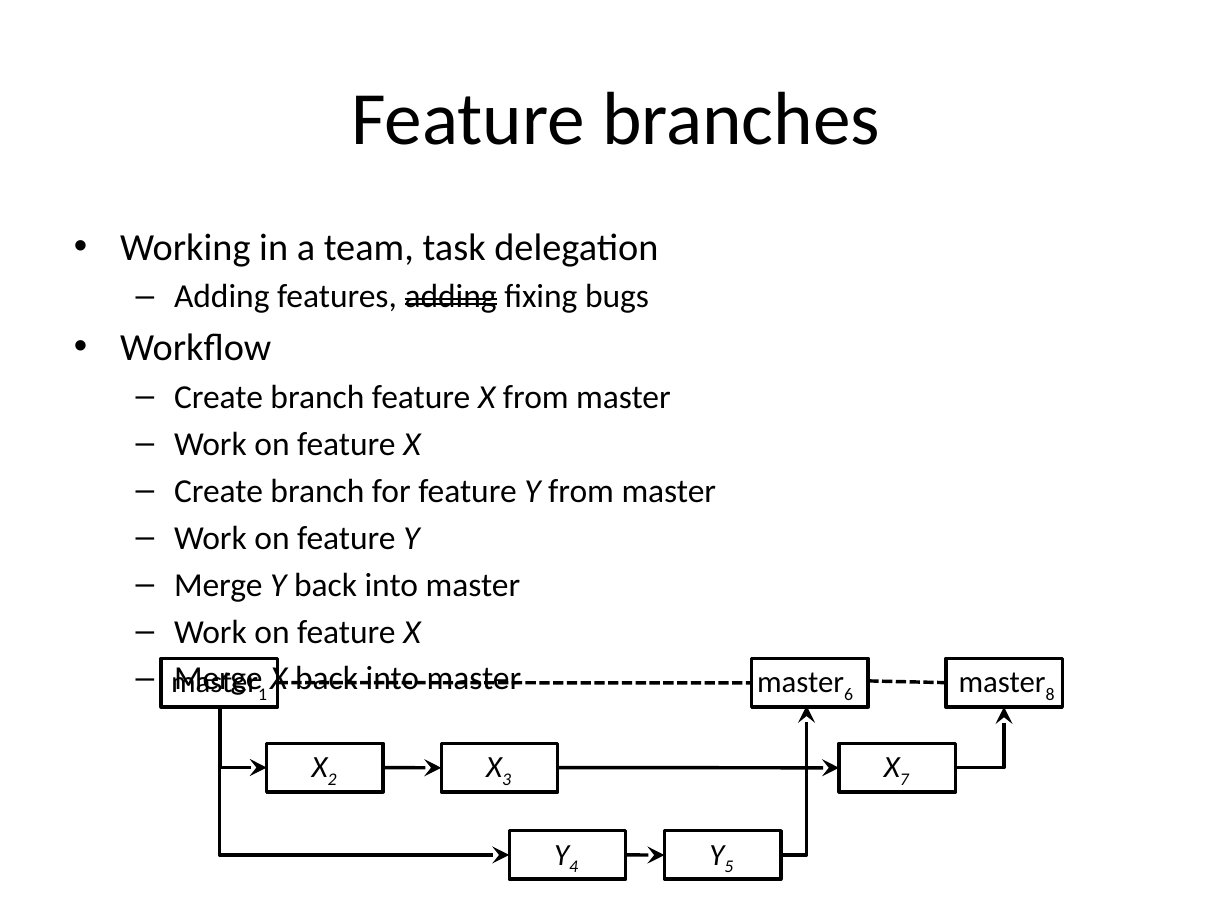
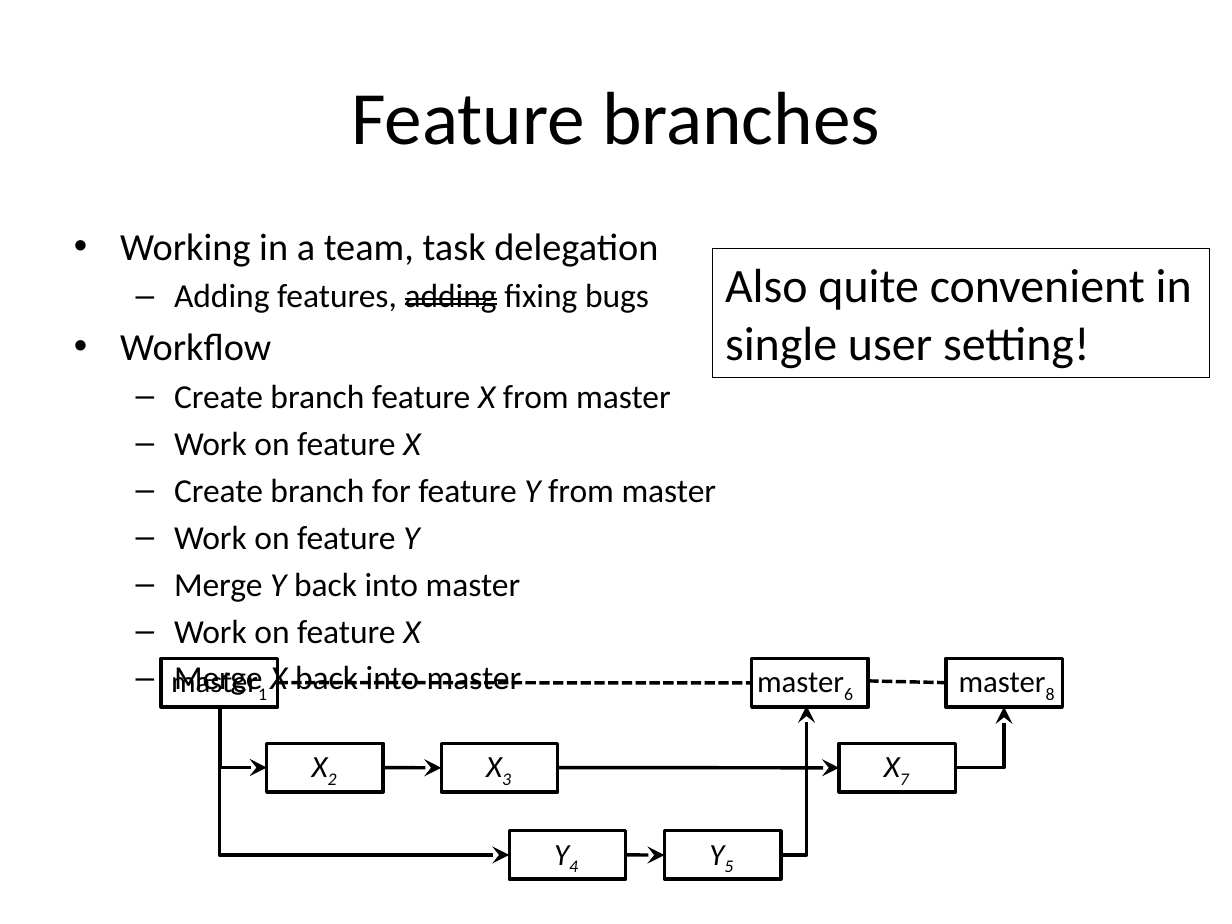
Before and after one commit to gjbex/training-material, a slide deck: slide 37 of LinuxTools/VersionControl/version_control_git.pptx (slide 35 before the commit). Drawn at 1232x924 pixels with LibreOffice and Linux fonts; fonts in the diff are those of the drawing. Boxes give left, top, right and bottom in pixels: in the first picture for what was removed or moved away, otherwise in the second. Text is boxed around its words. In the diff, an @@ line names an element or a change of style, - is before the commit and + after.

```diff
--- a/LinuxTools/VersionControl/version_control_git.pptx
+++ b/LinuxTools/VersionControl/version_control_git.pptx
@@ rectangle added at box(713, 249, 1210, 377), outline #000000 0.75 pt, 28 pt, text #000000 @@
+Also quite convenient in
+single user setting!
```
Also in this commit, not shown: 14 other slides changed, 3 slides added.
